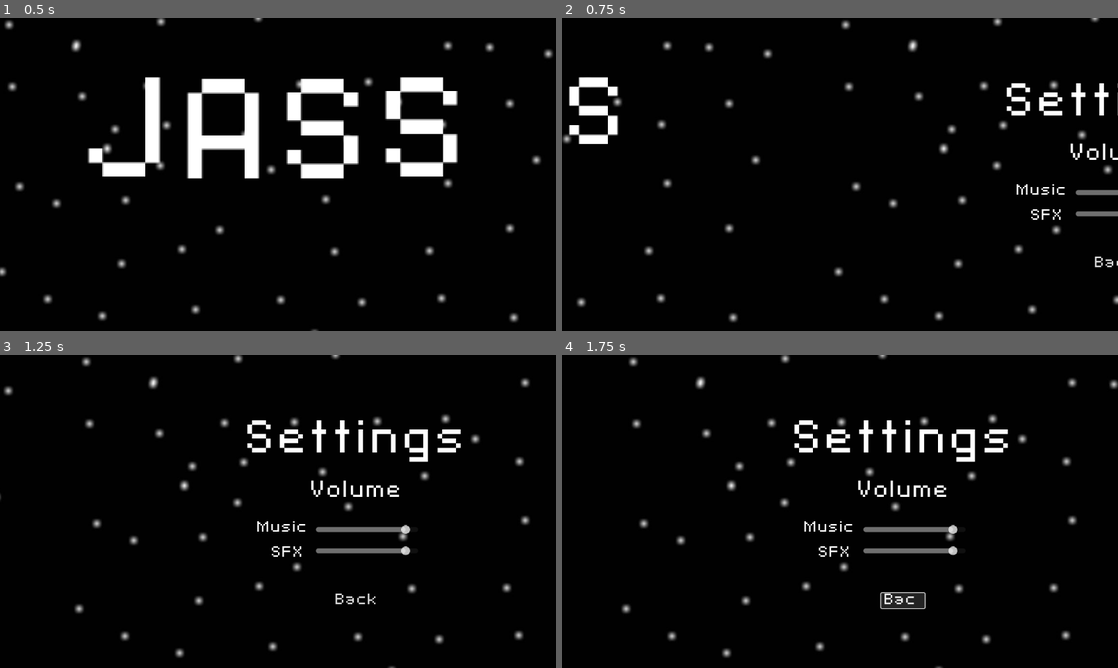
Above: before the commit, frames 1-4 (two rows, left to right).
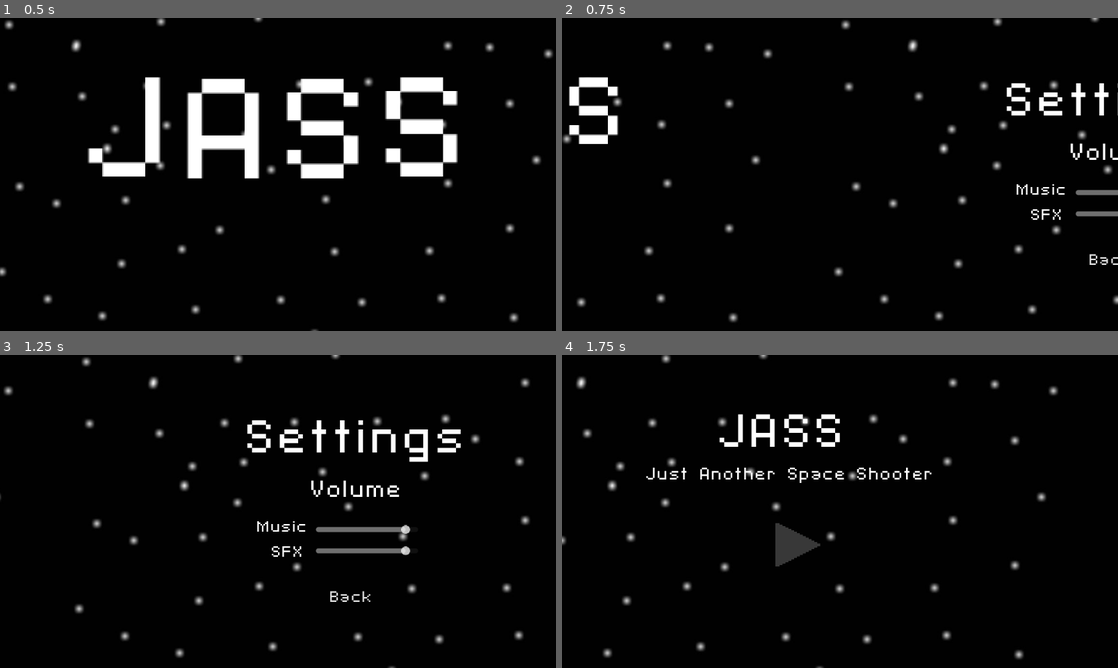
Above: after the commit, the same moments.

Repository: cofeek-codes/Space-Strike
Game: Godot game, scene res://scenes/ui/main_menu.tscn
Same seed, same stepped clock (60 frames per second), same inputs: the game is played once before the commit and once after it.
Inputs (mouse positions are in pixels of both pictures, inside the frame that each line leads up to):
- Up to frame 1 (0.5 s): no input
- Up to frame 2 (0.75 s): click (1073, 293) at 0.5 s
- Up to frame 3 (1.25 s): no input
- Up to frame 4 (1.75 s): click "Back" at 1.25 s

Frame 1 is identical in both runs. In frame 2, 0.1% of the frame differs, in the area x 94-100%, y 75-80%; in frame 3, 0.2%; in frame 4, 8.0%, in the area x 0-100%, y 0-100%.

Commit message:
settings save/load done

Diff:
--- a/scenes/ui/settings_menu.tscn
+++ b/scenes/ui/settings_menu.tscn
@@ -1,8 +1,9 @@
-[gd_scene load_steps=4 format=3 uid="uid://btxk60por2vh8"]
+[gd_scene load_steps=5 format=3 uid="uid://btxk60por2vh8"]
 
 [ext_resource type="Script" path="res://scripts/ui/settings_menu.gd" id="1_eenhc"]
 [ext_resource type="Texture2D" uid="uid://bidl06v5fr0ip" path="res://assets/game/background.jpg" id="1_lmlir"]
 [ext_resource type="Theme" uid="uid://ciujumsfkul73" path="res://graphics/ui/theme.tres" id="2_vhubi"]
+[ext_resource type="AudioStream" uid="uid://bgmaul6bxxttl" path="res://assets/audio/sfx/shot.wav" id="4_c5il0"]
 
 [node name="SettingsMenu" type="Control"]
 layout_mode = 3
@@ -134,9 +135,9 @@
 anchor_top = 1.0
 anchor_right = 0.5
 anchor_bottom = 1.0
-offset_left = -22.0
-offset_top = -155.0
-offset_right = 23.0
+offset_left = -66.0
+offset_top = -166.0
+offset_right = 46.0
 offset_bottom = -124.0
 grow_horizontal = 2
 grow_vertical = 0
@@ -144,4 +145,11 @@
 theme_override_font_sizes/font_size = 32
 text = "Back"
 
+[node name="AudioPlayer" type="AudioStreamPlayer" parent="."]
+stream = ExtResource("4_c5il0")
+bus = &"SFX"
+
+[connection signal="open" from="." to="." method="_on_settings_menu_open"]
+[connection signal="drag_ended" from="SFXSlider" to="." method="_on_sfx_slider_drag_ended"]
 [connection signal="value_changed" from="SFXSlider" to="." method="_on_sfx_slider_value_changed"]
+[connection signal="pressed" from="BackButton" to="." method="_on_back_button_pressed"]
--- a/scripts/globals.gd
+++ b/scripts/globals.gd
@@ -16,7 +16,7 @@
 	var file = FileAccess.open(SAVE_FILE_PATH, FileAccess.READ)
 	if (!file): return
 	var data = file.get_var()
-	high_score = data['high_score'] | 0
+	high_score = data['high_score'] if data['high_score'] else 0
 	file.close()
 
 static func save_score():
--- /dev/null
+++ b/scripts/settings.gd
@@ -0,0 +1,29 @@
+extends Node
+
+class_name Settings
+
+static var music_volume: float = 0.0
+static var sfx_volume: float = 0.0
+
+const SETTINGS_FILE_PATH = "user://settings.dat"
+
+static func load_settings():
+	var file = FileAccess.open(SETTINGS_FILE_PATH, FileAccess.READ)
+	if !file: return
+	var data = file.get_var()
+	music_volume = data["music_volume"] if data['music_volume'] else 0.0
+	sfx_volume = data["sfx_volume"] if data['sfx_volume'] else 0.0
+	file.close()
+	AudioServer.set_bus_volume_db(AudioServer.get_bus_index("Music"), music_volume)
+	AudioServer.set_bus_volume_db(AudioServer.get_bus_index("SFX"), sfx_volume)
+
+static func save_settings():
+	var file = FileAccess.open(SETTINGS_FILE_PATH, FileAccess.WRITE)
+	print_debug(file)
+	if !file: return
+	var data = {
+		"music_volume": music_volume,
+		"sfx_volume": sfx_volume
+	}
+	file.store_var(data)
+	file.close()
--- a/scripts/ui/main_menu.gd
+++ b/scripts/ui/main_menu.gd
@@ -5,12 +5,12 @@
 @onready var subtitle_label: RichTextLabel = $SubTitleLabel
 @onready var play_button: TextureButton = $PlayButton
 @onready var settings_button: TextureButton = $SettingsButton
-
 @onready var camera: Camera2D = $Camera
+@onready var settings_menu: Control = $SettingsMenu
 
 # Called when the node enters the scene tree for the first time.
 func _ready() -> void:
-	# title
+	Settings.load_settings()
 	var title_animation_player: AnimationPlayer = title_label.get_child(0)
 	title_animation_player.play('appear')
 
@@ -39,6 +39,7 @@
 
 
 func _on_settings_button_pressed() -> void:
+	settings_menu.emit_signal('open')
 	camera.position.x += get_viewport_rect().size.x
 
 
--- a/scripts/ui/settings_menu.gd
+++ b/scripts/ui/settings_menu.gd
@@ -1,16 +1,19 @@
 extends Control
 
-
+signal open
 
 @onready var music_slider: HSlider = $MusicSlider
 @onready var sfx_slider: HSlider = $SFXSlider
 @onready var back_button: Button = $BackButton
+@onready var audio_player: AudioStreamPlayer = $AudioPlayer
+@onready var camera: Camera2D = $"../Camera"
 
+var music_bus_idx = AudioServer.get_bus_index("Music")
 var sfx_bus_idx = AudioServer.get_bus_index("SFX")
 
 # Called when the node enters the scene tree for the first time.
 func _ready() -> void:
-	pass # Replace with function body.
+	pass
 
 
 # Called every frame. 'delta' is the elapsed time since the previous frame.
@@ -20,5 +23,20 @@
 
 
 func _on_sfx_slider_value_changed(value: float) -> void:
-	print_debug(value)
 	AudioServer.set_bus_volume_db(sfx_bus_idx, value)
+	Settings.sfx_volume = value
+
+
+
+func _on_sfx_slider_drag_ended(value_changed: bool) -> void:
+	audio_player.play()
+
+
+func _on_back_button_pressed() -> void:
+	Settings.save_settings()
+	camera.position.x -= get_viewport_rect().size.x
+
+
+func _on_settings_menu_open() -> void:
+	music_slider.value = Settings.music_volume
+	sfx_slider.value = Settings.sfx_volume
